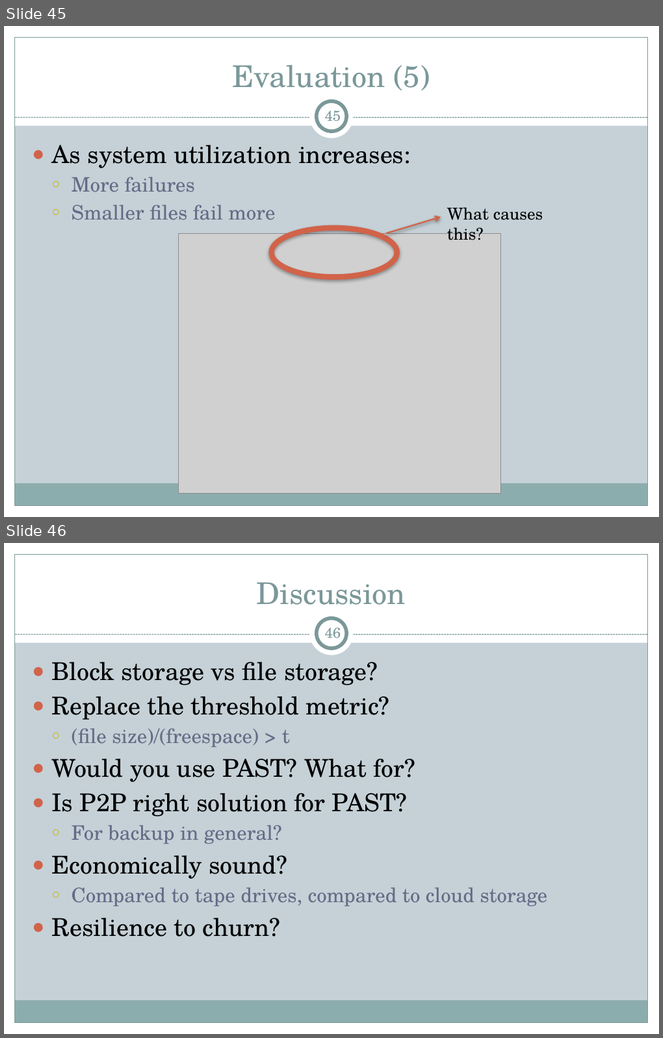
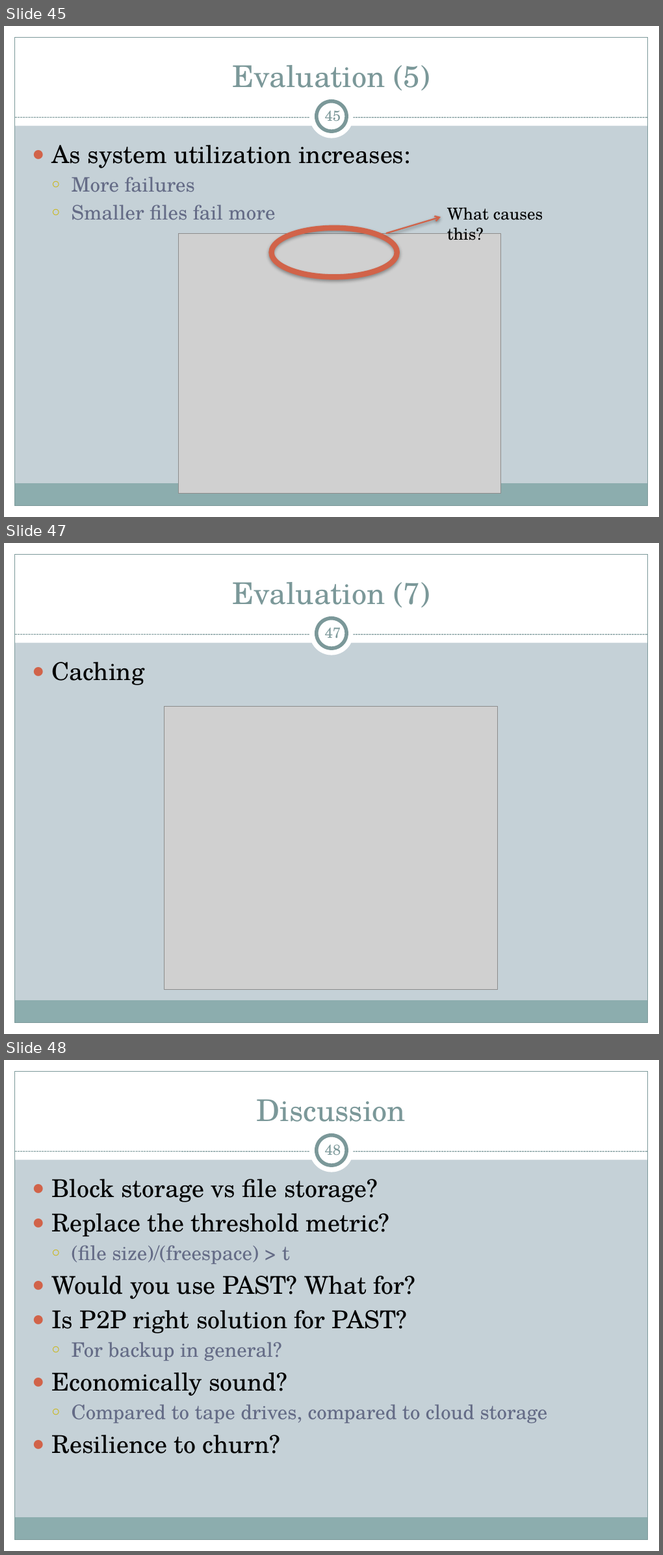
Before and after one commit to cs525-koala/documents, a slide deck: p2p/P2P Apps.pptx. Shown one above the other, each under a label of ours: slides 45 and 46 before the commit, slides 45, 47 and 48 after it; the slides between them are not shown. The pictures are 663x1038 and 663x1555 pixels, drawn with LibreOffice and Linux fonts; fonts in the diff are those of the drawing; grey boxes stand for pictures. Boxes give left, top, right and bottom in pixels: in the first picture for what was removed or moved away, otherwise in the second. Text is boxed around its words. In the diff, an @@ line names an element or a change of style, - is before the commit and + after.

Commit message:
presentation: finish evaluation, PAST tenatively done.

```diff
--- a/p2p/P2P Apps.pptx
+++ b/p2p/P2P Apps.pptx
@@ slide 47 added at (x1=4, y1=543, x2=659, y2=1034), background #C5D1D7; not listed: 9 template elements that a slide beside it also shows @@
@@ title added at (x1=232, y1=582, x2=430, y2=608), 33 pt, text #7C999A @@
+Evaluation (7)
@@ page number added at (x1=325, y1=624, x2=341, y2=638), 16 pt, text #7C999A @@
+47
@@ text added at (x1=51, y1=662, x2=144, y2=685), 27 pt, text #000000 @@
+● Caching
@@ picture added at (x1=165, y1=707, x2=498, y2=990) @@
@@ what was slide 46 is now slide 48 @@
@@ page number at (x1=325, y1=1141, x2=341, y2=1155): text changed @@
-46
+48
```
Also in this commit, not shown: 1 other slide added.
